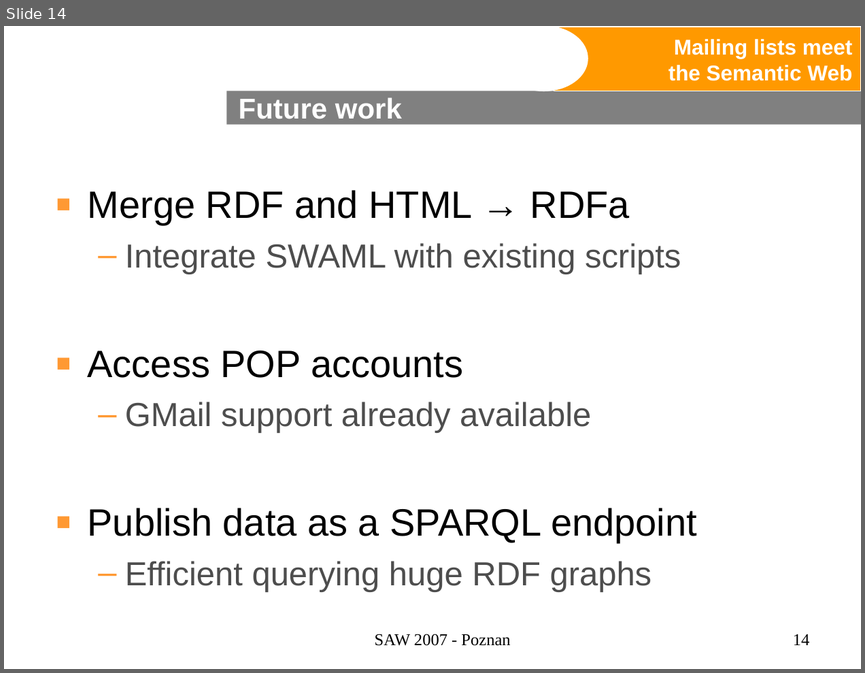
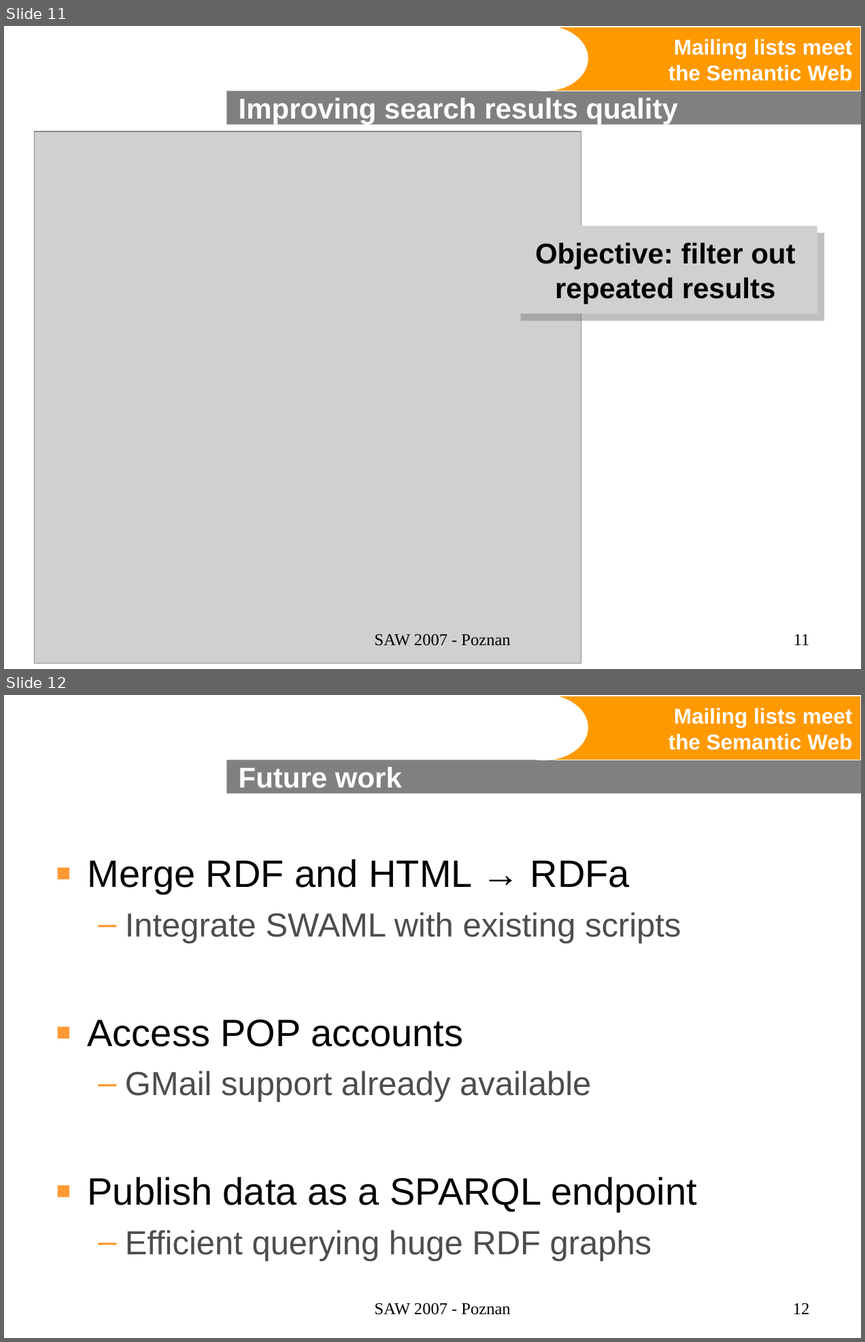
Before and after one commit to BackupTheBerlios/swaml-svn, a slide deck: trunk/doc/talks/20070427-saw2007/swaml.ppt. Shown one above the other, each under a label of ours: slide 14 before the commit, slides 11 and 12 after it. The pictures are 865x673 and 865x1342 pixels, drawn with LibreOffice and Linux fonts; fonts in the diff are those of the drawing; grey boxes stand for pictures; background and template pictures are left out. Boxes give left, top, right and bottom in pixels: in the first picture for what was removed or moved away, otherwise in the second. Text is boxed around its words. In the diff, an @@ line names an element or a change of style, - is before the commit and + after.

```diff
--- a/trunk/doc/talks/20070427-saw2007/swaml.ppt
+++ b/trunk/doc/talks/20070427-saw2007/swaml.ppt
@@ slide 11 added at (4, 26, 861, 669), background #FFFFFF; not listed: 3 template elements that a slide beside it also shows @@
@@ title added at (239, 97, 678, 125), 24 pt, text #FFFFFF, bold @@
+Improving search results quality
@@ picture added at (34, 131, 581, 662) @@
@@ picture added at (513, 226, 817, 313), 24 pt, text #000000, bold @@
+Objective: filter out
+repeated results
@@ text added at (375, 633, 510, 645), 14 pt, text #000000 @@
+SAW 2007 - Poznan
@@ page number added at (793, 634, 810, 645), 14 pt, text #000000 @@
+11
@@ what was slide 14 is now slide 12 @@
@@ page number at (793, 1302, 810, 1314): text changed @@
-14
+12
```
Also in this commit, not shown: 4 slides changed, 2 other slides added, 5 slides removed.
